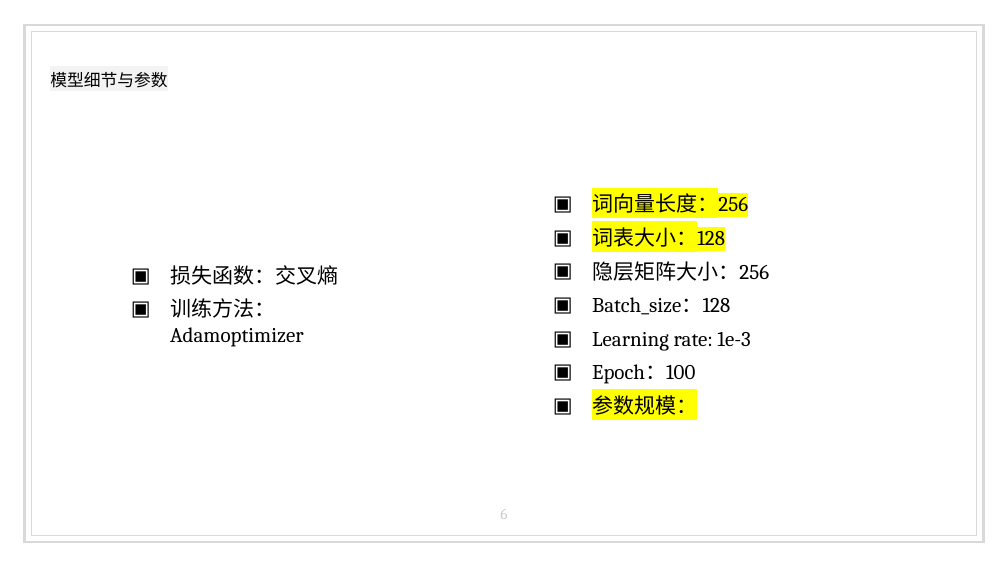
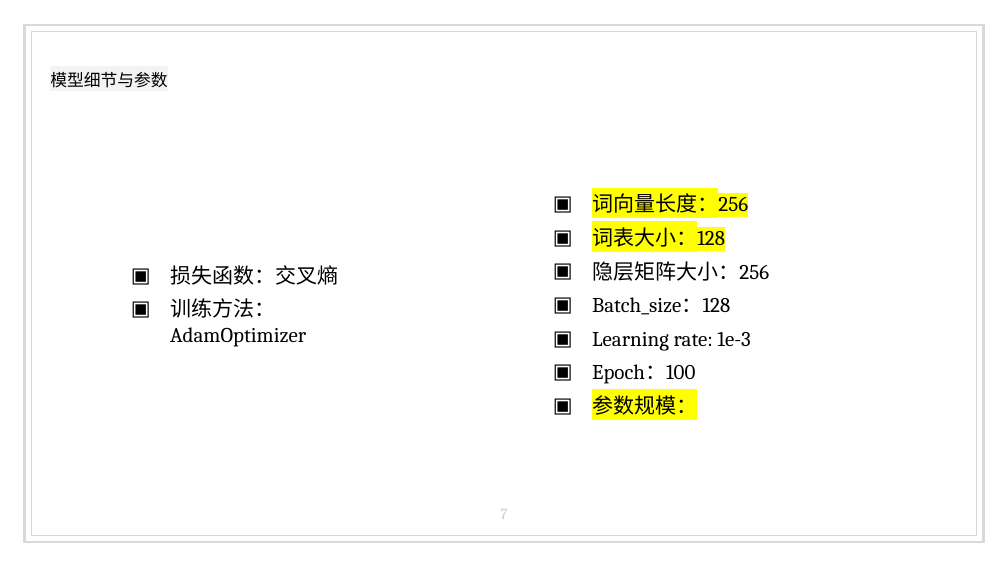
Before and after one commit to guyutongxue/ChinesePoetryGeneration, a slide deck: slide 7 of docs/generator.pptx (slide 6 before the commit). Drawn at 1008x567 pixels with LibreOffice and Linux fonts; fonts in the diff are those of the drawing. Boxes give left, top, right and bottom in pixels: in the first picture for what was removed or moved away, otherwise in the second. Text is boxed around its words. In the diff, an @@ line names an element or a change of style, - is before the commit and + after.

```diff
--- a/docs/generator.pptx
+++ b/docs/generator.pptx
@@ text at [170, 298, 306, 347]: text changed @@
-▣ 训练方法：Adamoptimizer
+▣ 训练方法：AdamOptimizer
@@ page number at [500, 509, 507, 519]: text changed @@
-6
+7
```
Also in this commit, not shown: 1 slide added, 1 other file.
